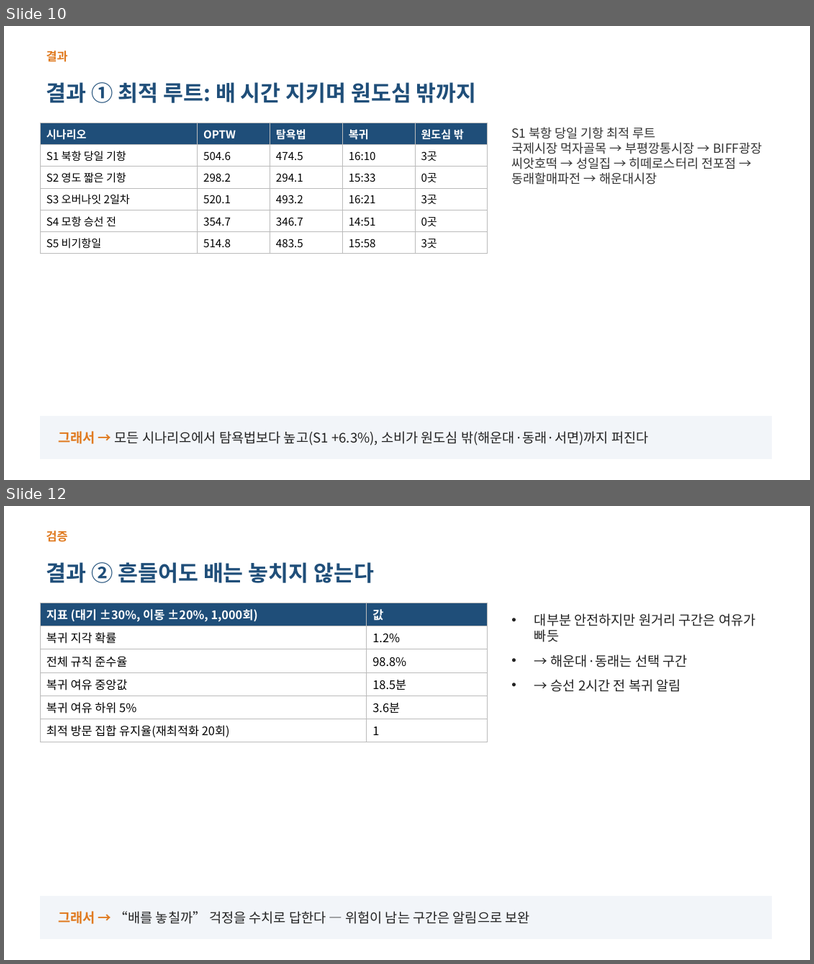
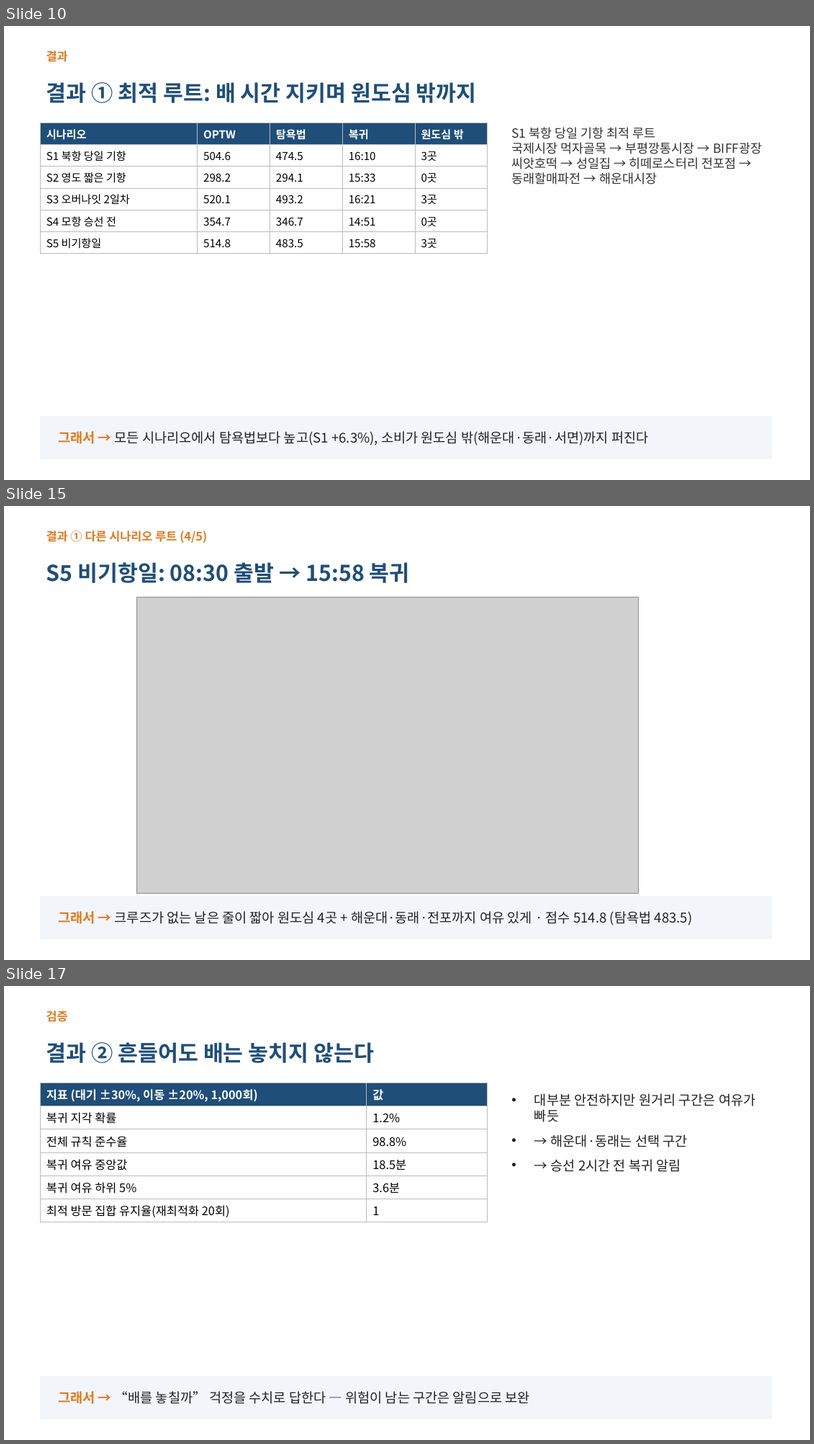
Before and after one commit to ddayoung03/busan-cruise-unpassing, a slide deck: 05_문서/3주차_발표자료.pptx. Shown one above the other, each under a label of ours: slides 10 and 12 before the commit, slides 10, 15 and 17 after it; the slides between them are not shown. The pictures are 814x964 and 814x1444 pixels, drawn with LibreOffice and Linux fonts; fonts in the diff are those of the drawing; grey boxes stand for pictures. Boxes give left, top, right and bottom in pixels: in the first picture for what was removed or moved away, otherwise in the second. Text is boxed around its words. In the diff, an @@ line names an element or a change of style, - is before the commit and + after.

```diff
--- a/05_문서/3주차_발표자료.pptx
+++ b/05_문서/3주차_발표자료.pptx
@@ slide 15 added at [4,506,810,960], background #FFFFFF @@
@@ text added at [46,530,207,543], 14 pt, text #E07A1F, bold @@
+결과 ① 다른 시나리오 루트 (4/5)
@@ text added at [46,562,410,583], 26 pt, text #1F4E79, bold @@
+S5 비기항일: 08:30 출발 → 15:58 복귀
@@ picture added at [137,597,639,893] @@
@@ rectangle added at [40,896,772,939], fill #F2F5F9, outline #F2F5F9 1 pt @@
@@ text added at [58,911,693,925], 16 pt, text #222222 @@
+그래서 → 크루즈가 없는 날은 줄이 짧아 원도심 4곳 + 해운대·동래·전포까지 여유 있게 · 점수 514.8 (탐욕법 483.5)
@@ what was slide 12 is now slide 17 @@
```
Also in this commit, not shown: 4 other slides added, 9 other files.
